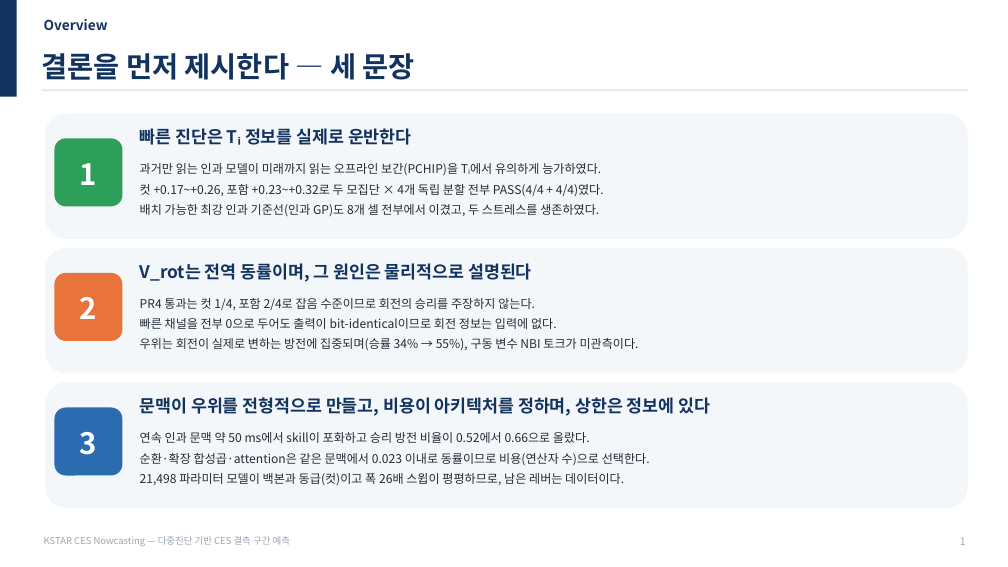
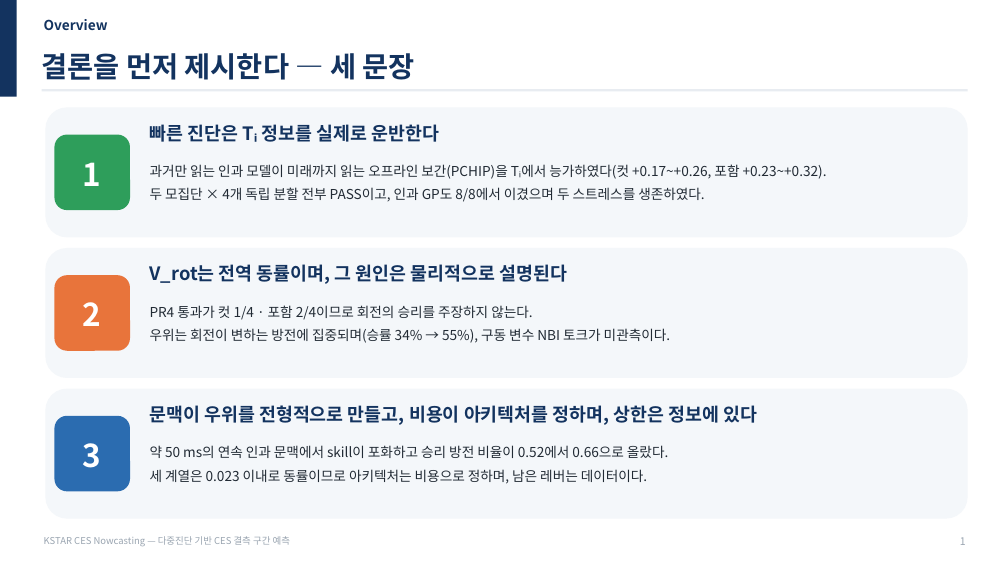
Before and after one commit to iseungsang01/ml-intern-revision, a slide deck: slide 2 of docs/presentation/KSTAR_CES_발표자료_20분.pptx. Drawn at 1008x567 pixels with LibreOffice and Linux fonts; fonts in the diff are those of the drawing. Boxes give left, top, right and bottom in pixels: in the first picture for what was removed or moved away, otherwise in the second. Text is boxed around its words. In the diff, an @@ line names an element or a change of style, - is before the commit and + after.

```diff
--- a/docs/presentation/KSTAR_CES_발표자료_20분.pptx
+++ b/docs/presentation/KSTAR_CES_발표자료_20분.pptx
@@ rounded rectangle: place and size @@
-rounded rectangle at (45,113,968,239)
+rounded rectangle at (45,107,968,237)
@@ text "빠른 진단은 Tᵢ 정보를 실제로 ...": place and size @@
-text "빠른 진단은 Tᵢ 정보를 실제로 ..." at (140,128,412,145)
+text "빠른 진단은 Tᵢ 정보를 실제로 ..." at (150,124,440,142)
@@ rounded rectangle: place and size @@
-rounded rectangle at (54,138,123,206)
+rounded rectangle at (54,135,130,210)
@@ text at (150,164,827,202): text changed; size 11.5 to 13 pt @@
-과거만 읽는 인과 모델이 미래까지 읽는 오프라인 보간(PCHIP)을 Tᵢ에서 유의하게 능가하였다.
-컷 +0.17~+0.26, 포함 +0.23~+0.32로 두 모집단 × 4개 독립 분할 전부 PASS(4/4 + 4/4)였다.
-배치 가능한 최강 인과 기준선(인과 GP)도 8개 셀 전부에서 이겼고, 두 스트레스를 생존하였다.
+과거만 읽는 인과 모델이 미래까지 읽는 오프라인 보간(PCHIP)을 Tᵢ에서 능가하였다(컷 +0.17~+0.26, 포함 +0.23~+0.32).
+두 모집단 × 4개 독립 분할 전부 PASS이고, 인과 GP도 8/8에서 이겼으며 두 스트레스를 생존하였다.
@@ rounded rectangle: place and size @@
-rounded rectangle at (45,248,968,374)
+rounded rectangle at (45,248,968,378)
@@ text "V_rot는 전역 동률이며, 그 원인은 ...": place and size @@
-text "V_rot는 전역 동률이며, 그 원인은 ..." at (140,263,532,282)
+text "V_rot는 전역 동률이며, 그 원인은 ..." at (150,264,568,284)
@@ rounded rectangle: place and size @@
-rounded rectangle at (54,273,123,341)
+rounded rectangle at (54,275,130,351)
@@ text at (150,305,670,343): text changed; size 11.5 to 13 pt @@
-PR4 통과는 컷 1/4, 포함 2/4로 잡음 수준이므로 회전의 승리를 주장하지 않는다.
-빠른 채널을 전부 0으로 두어도 출력이 bit-identical이므로 회전 정보는 입력에 없다.
-우위는 회전이 실제로 변하는 방전에 집중되며(승률 34% → 55%), 구동 변수 NBI 토크가 미관측이다.
+PR4 통과가 컷 1/4 · 포함 2/4이므로 회전의 승리를 주장하지 않는다.
+우위는 회전이 변하는 방전에 집중되며(승률 34% → 55%), 구동 변수 NBI 토크가 미관측이다.
@@ rounded rectangle: place and size @@
-rounded rectangle at (45,383,968,508)
+rounded rectangle at (45,389,968,519)
@@ size 28 to 30 pt in 3 elements at (83,162,102,186), (83,302,102,326), (83,443,102,468) @@
@@ text "3": place and size @@
-text "3" at (80,432,97,455)
+text "3" at (83,443,102,468)
@@ rounded rectangle: place and size @@
-rounded rectangle at (54,408,123,476)
+rounded rectangle at (54,416,130,492)
@@ size 16.5 to 17.5 pt in 3 elements at (150,264,568,284), (150,124,440,142), (150,405,758,425) @@
@@ text "문맥이 우위를 전형적으로 만들고, 비용이 ...": place and size @@
-text "문맥이 우위를 전형적으로 만들고, 비용이 ..." at (140,397,710,416)
+text "문맥이 우위를 전형적으로 만들고, 비용이 ..." at (150,405,758,425)
@@ text at (150,445,668,484): text changed; size 11.5 to 13 pt @@
-연속 인과 문맥 약 50 ms에서 skill이 포화하고 승리 방전 비율이 0.52에서 0.66으로 올랐다.
-순환·확장 합성곱·attention은 같은 문맥에서 0.023 이내로 동률이므로 비용(연산자 수)으로 선택한다.
-21,498 파라미터 모델이 백본과 동급(컷)이고 폭 26배 스윕이 평평하므로, 남은 레버는 데이터이다.
+약 50 ms의 연속 인과 문맥에서 skill이 포화하고 승리 방전 비율이 0.52에서 0.66으로 올랐다.
+세 계열은 0.023 이내로 동률이므로 아키텍처는 비용으로 정하며, 남은 레버는 데이터이다.
```
Also in this commit, not shown: 11 other slides changed, 6 other files.
